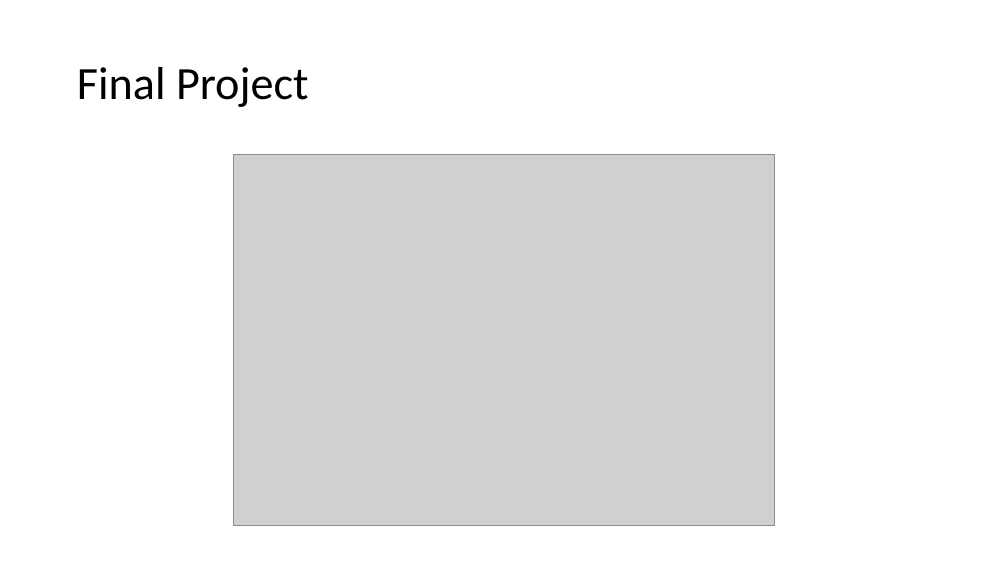
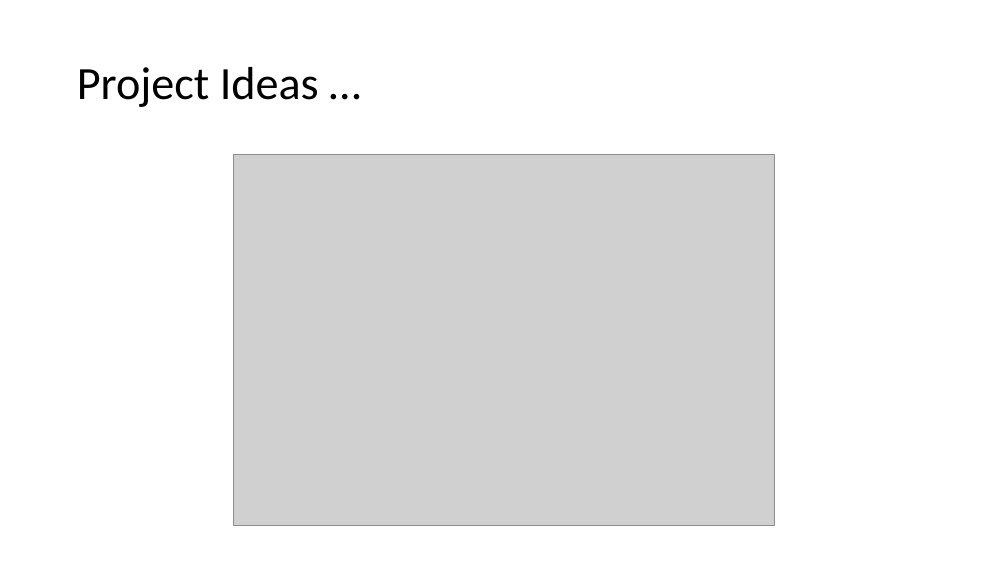
Before and after one commit to philmui/algorithmic-bias-2019, a slide deck: slide 6 of lecture05.viz.data.shaping/lecture05.pptx (slide 9 before the commit). Drawn at 1008x567 pixels with LibreOffice and Linux fonts; fonts in the diff are those of the drawing; grey boxes stand for pictures. Boxes give left, top, right and bottom in pixels: in the first picture for what was removed or moved away, otherwise in the second. Text is boxed around its words. In the diff, an @@ line names an element or a change of style, - is before the commit and + after.

```diff
--- a/lecture05.viz.data.shaping/lecture05.pptx
+++ b/lecture05.viz.data.shaping/lecture05.pptx
@@ title at (x1=77, y1=67, x2=319, y2=107): text changed @@
-Final Project
+Project Ideas …
```
Also in this commit, not shown: 7 other slides changed, 3 slides removed, 2 other files.
